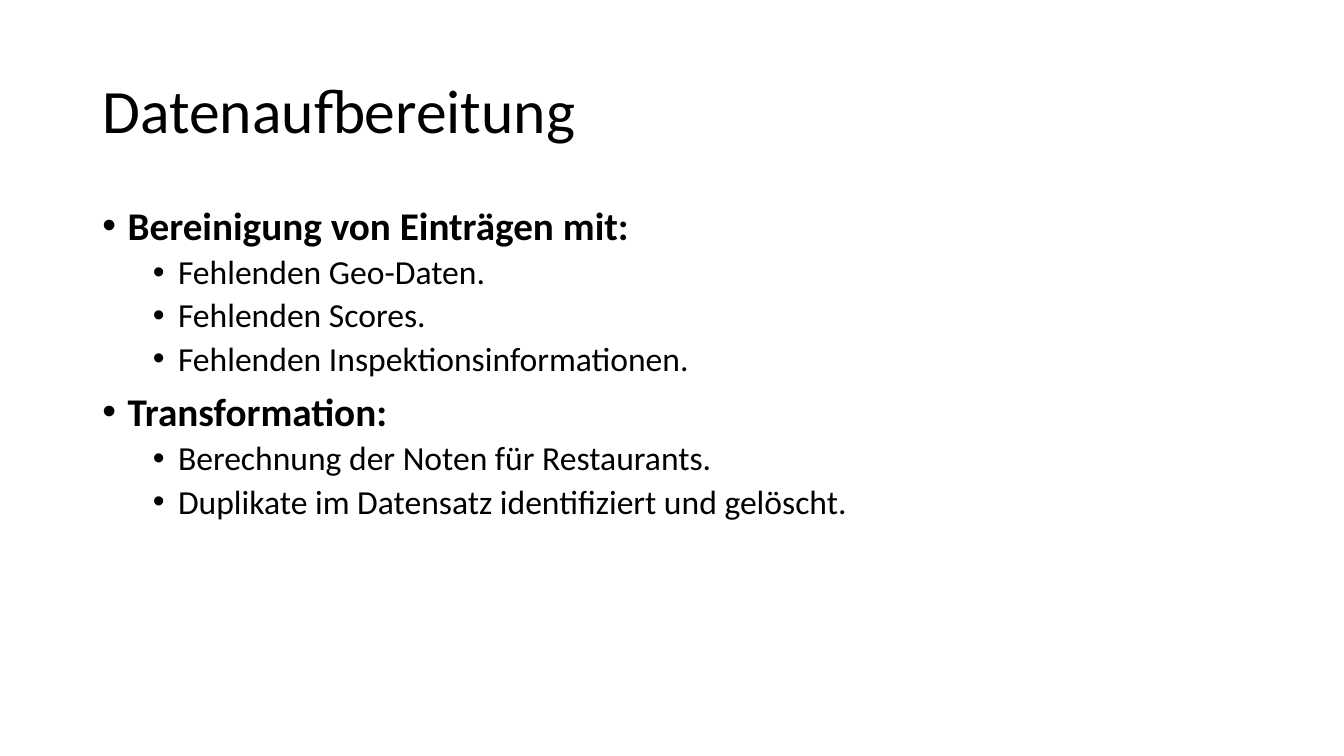
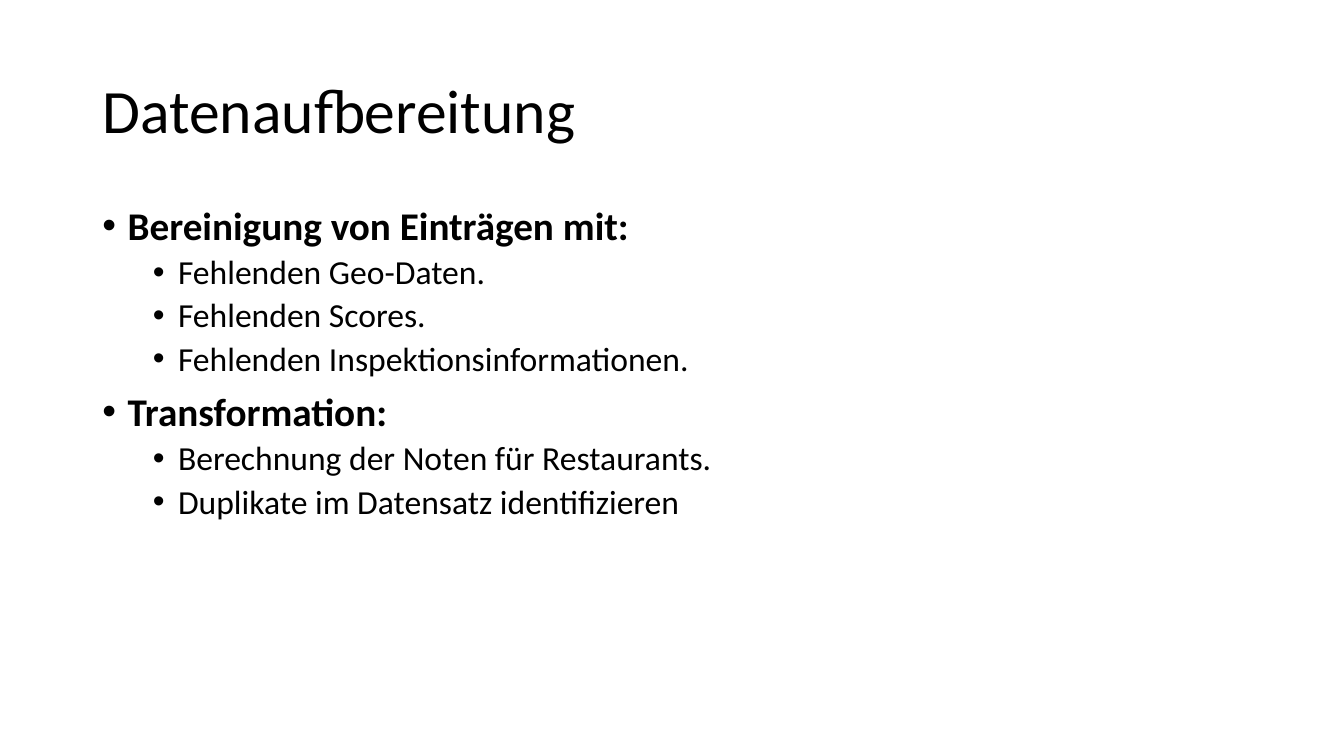
Before and after one commit to DaniVot/DatenbankenPortfolio, a slide deck: slide 11 of abgabe/Datenbanken.pptx. Drawn at 1344x756 pixels with LibreOffice and Linux fonts; fonts in the diff are those of the drawing. Boxes give left, top, right and bottom in pixels: in the first picture for what was removed or moved away, otherwise in the second. Text is boxed around its words. In the diff, an @@ line names an element or a change of style, - is before the commit and + after.

Commit message:
PPTX

```diff
--- a/abgabe/Datenbanken.pptx
+++ b/abgabe/Datenbanken.pptx
@@ text at bbox=[178, 490, 679, 520]: text changed @@
-  • Duplikate im Datensatz identifiziert und gelöscht.
+  • Duplikate im Datensatz identifizieren
```
Also in this commit, not shown: 2 slides added, 1 other file.
